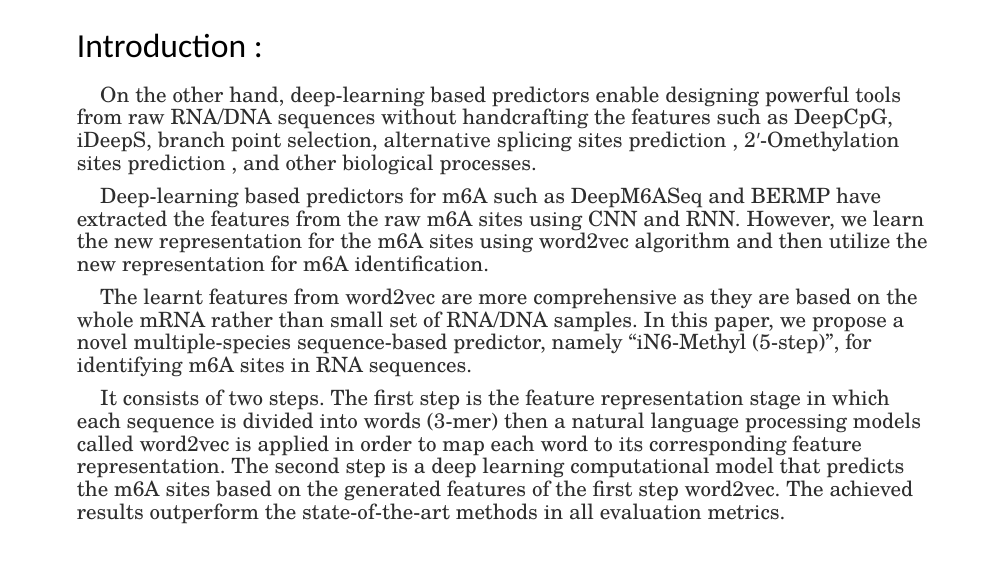
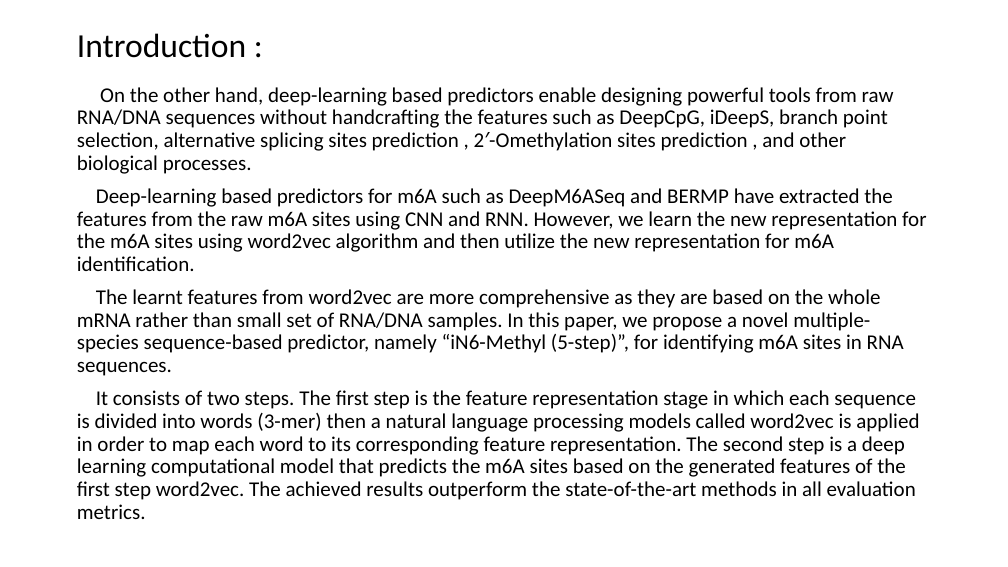
Before and after one commit to YanChengHuang/paper_implement, a slide deck: slide 6 of iN6-Methyl/Presentation/iN6-Methyl.pptx. Drawn at 1008x567 pixels with LibreOffice and Linux fonts; fonts in the diff are those of the drawing. Boxes give left, top, right and bottom in pixels: in the first picture for what was removed or moved away, otherwise in the second. Text is boxed around its words. In the diff, an @@ line names an element or a change of style, - is before the commit and + after.

```diff
--- a/iN6-Methyl/Presentation/iN6-Methyl.pptx
+++ b/iN6-Methyl/Presentation/iN6-Methyl.pptx
@@ text "On the other hand, deep-learning ..." at (77,87,926,519): font TeX Gyre Schola to Calibri, text colour #2E2E2E to #000000 @@
```
Also in this commit, not shown: 8 other slides changed, 2 other files.
